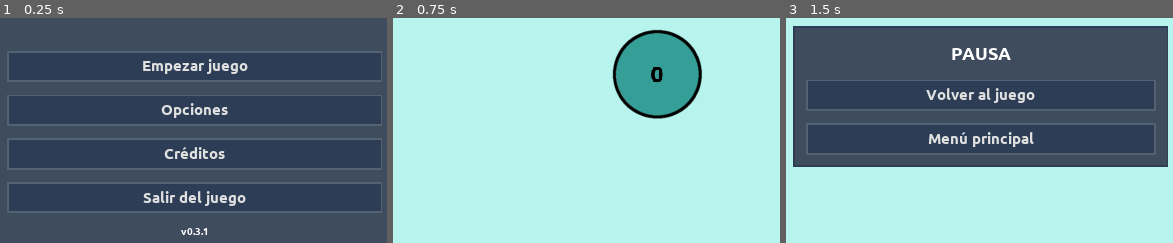
Above: before the commit, frames 1-3 (left to right).
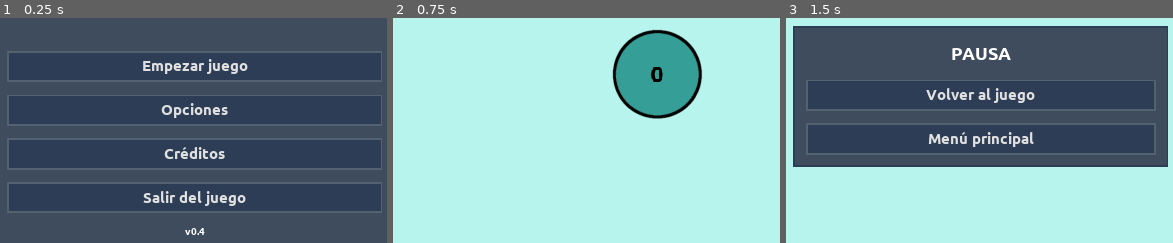
Above: after the commit, the same moments.

Repository: moisesjbc/contando-hasta-100
Game: Godot game, scene res://gui/main_menu/main_menu.tscn
Same seed, same stepped clock (60 frames per second), same inputs: the game is played once before the commit and once after it.
Inputs:
- Up to frame 1 (0.25 s): no input
- Up to frame 2 (0.75 s): click "Empezar juego" at 0.5 s
- Up to frame 3 (1.5 s): click "Pausa" at 1.25 s
The pictures show only the part of the screen within x 26-76%, y 32-82%; the shares and areas given below are measured in that part.

The runs differ from the first frame. In frame 1, 0.2% of the frame differs, in the area x 46-54%, y 93-97%; in frame 2, nothing differs; in frame 3, nothing differs.

Commit message:
Update version to 0.4

Diff:
--- a/godot-project/gui/main_menu/main_menu.tscn
+++ b/godot-project/gui/main_menu/main_menu.tscn
@@ -82,7 +82,7 @@
 margin_right = 600.0
 margin_bottom = 450.0
 custom_fonts/font = SubResource( 2 )
-text = "v0.3.1"
+text = "v0.4"
 align = 1
 valign = 1
 
